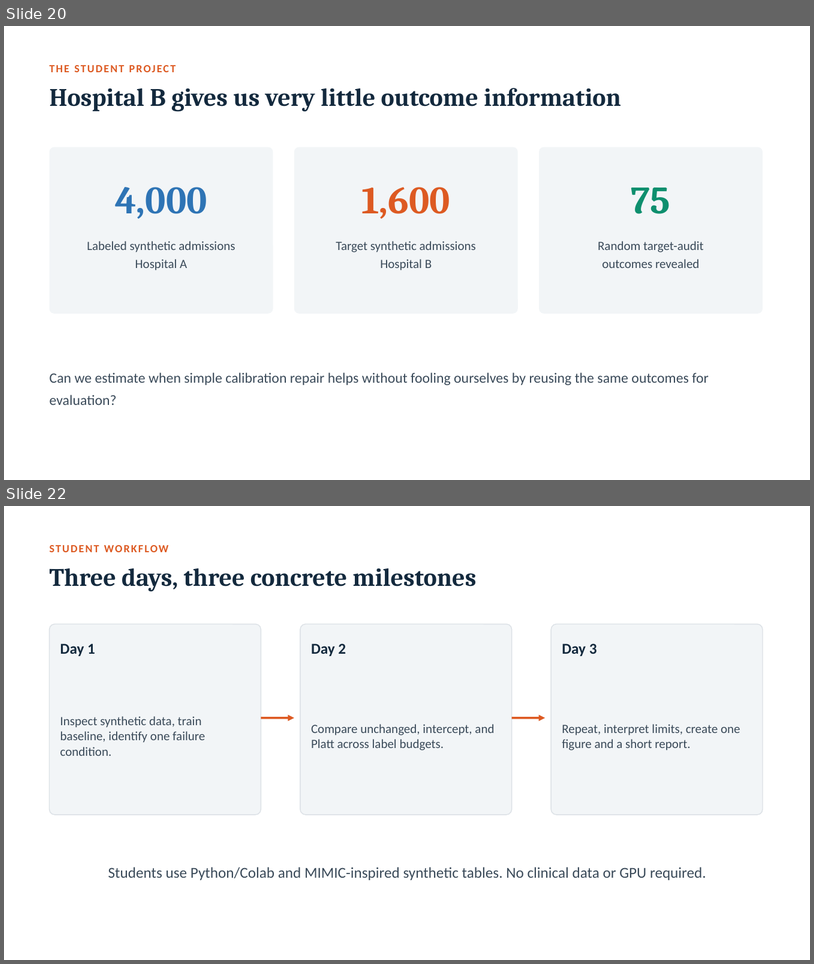
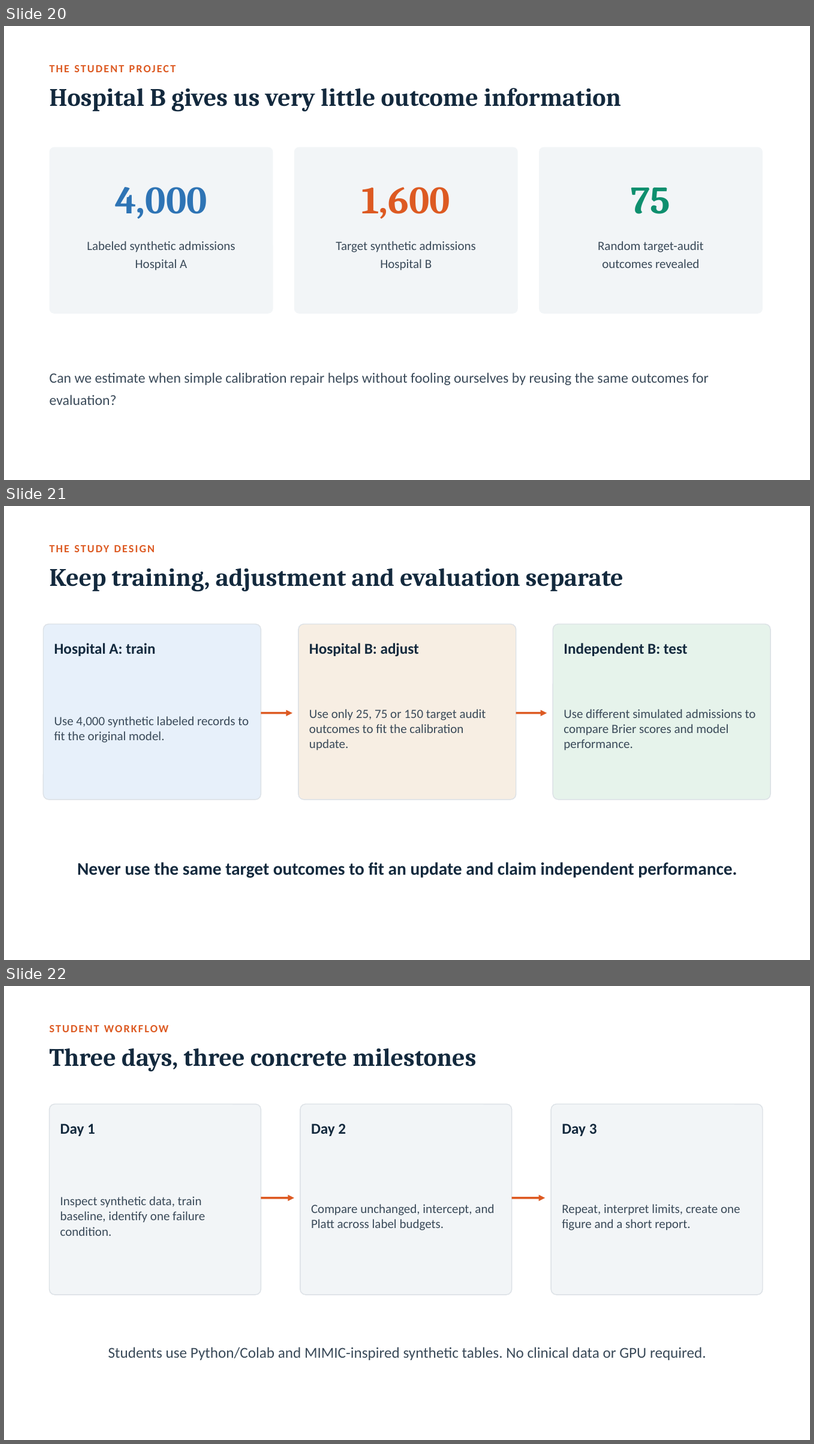
Before and after one commit to vafaei-ar/ai-uncertainty-2026-healthcare, a slide deck: slides/lecture_when_can_we_trust_clinical_ai.pptx. Shown one above the other, each under a label of ours: slides 20 and 22 before the commit, slides 20, 21 and 22 after it; the slides between them are not shown. The pictures are 814x964 and 814x1444 pixels, drawn with LibreOffice and Linux fonts; fonts in the diff are those of the drawing. Boxes give left, top, right and bottom in pixels: in the first picture for what was removed or moved away, otherwise in the second. Text is boxed around its words. In the diff, an @@ line names an element or a change of style, - is before the commit and + after.

```diff
--- a/slides/lecture_when_can_we_trust_clinical_ai.pptx
+++ b/slides/lecture_when_can_we_trust_clinical_ai.pptx
@@ slide 21 added at [4,506,810,960], background #FFFFFF @@
@@ text added at [50,539,763,558], 13 pt, text #DD5A22, bold @@
+THE STUDY DESIGN
@@ text added at [50,568,624,592], 30 pt, text #13293D, bold @@
+Keep training, adjustment and evaluation separate
@@ rounded rectangle added at [44,624,261,799], fill #E7F0FA, outline #DCE1E6 1 pt @@
@@ rounded rectangle added at [299,624,516,799], fill #F7EEE3, outline #DCE1E6 1 pt @@
@@ rounded rectangle added at [553,624,771,799], fill #E6F3EB, outline #DCE1E6 1 pt @@
@@ text added at [54,643,155,656], 18 pt, text #13293D, bold @@
+Hospital A: train
@@ text added at [309,643,419,657], 18 pt, text #13293D, bold @@
+Hospital B: adjust
@@ text added at [564,643,688,656], 18 pt, text #13293D, bold @@
+Independent B: test
@@ text added at [54,716,249,742], 15 pt, text #3A4A59 @@
+Use 4,000 synthetic labeled records to fit the original model.
@@ arrow added from (261, 713) to (293, 713), #DD5A22 2.5 pt @@
@@ text added at [309,709,486,750], 15 pt, text #3A4A59 @@
+Use only 25, 75 or 150 target audit outcomes to fit the calibration update.
@@ arrow added from (516, 713) to (547, 713), #DD5A22 2.5 pt @@
@@ text added at [564,709,756,750], 15 pt, text #3A4A59 @@
+Use different simulated admissions to compare Brier scores and model performance.
@@ text added at [77,862,737,877], 21 pt, text #13293D, bold @@
+Never use the same target outcomes to fit an update and claim independent performance.
```
Also in this commit, not shown: 1 slide removed, 10 other files.
